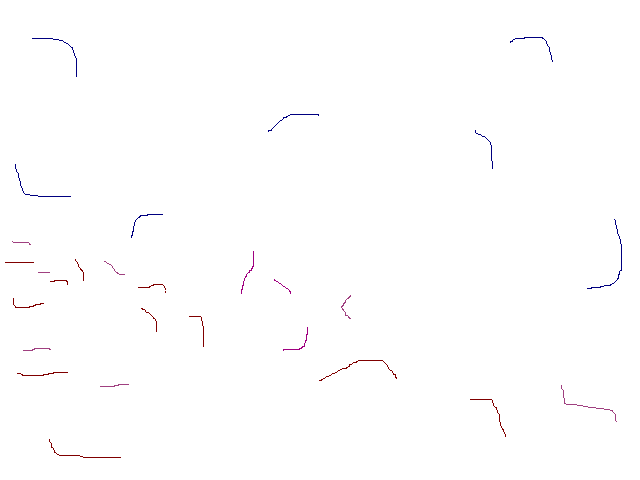
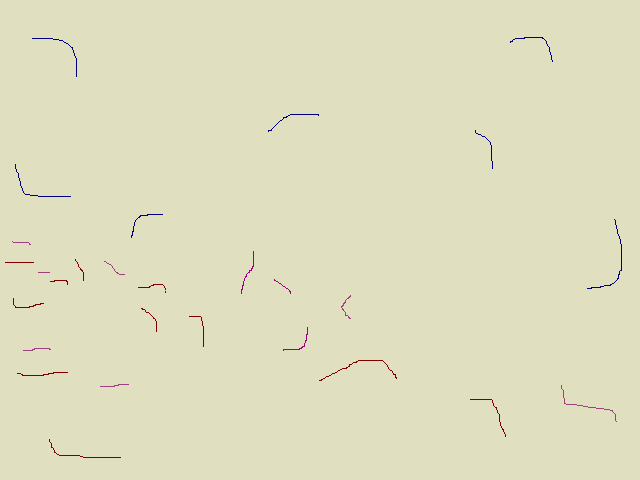
Layered file, before and after one edit (w=640, h=480). Changes by layer:
painted on "Background" over [left=0, top=0, right=640, bottom=480]
painted on "11_randomLow.png" over [left=0, top=0, right=640, bottom=480]
